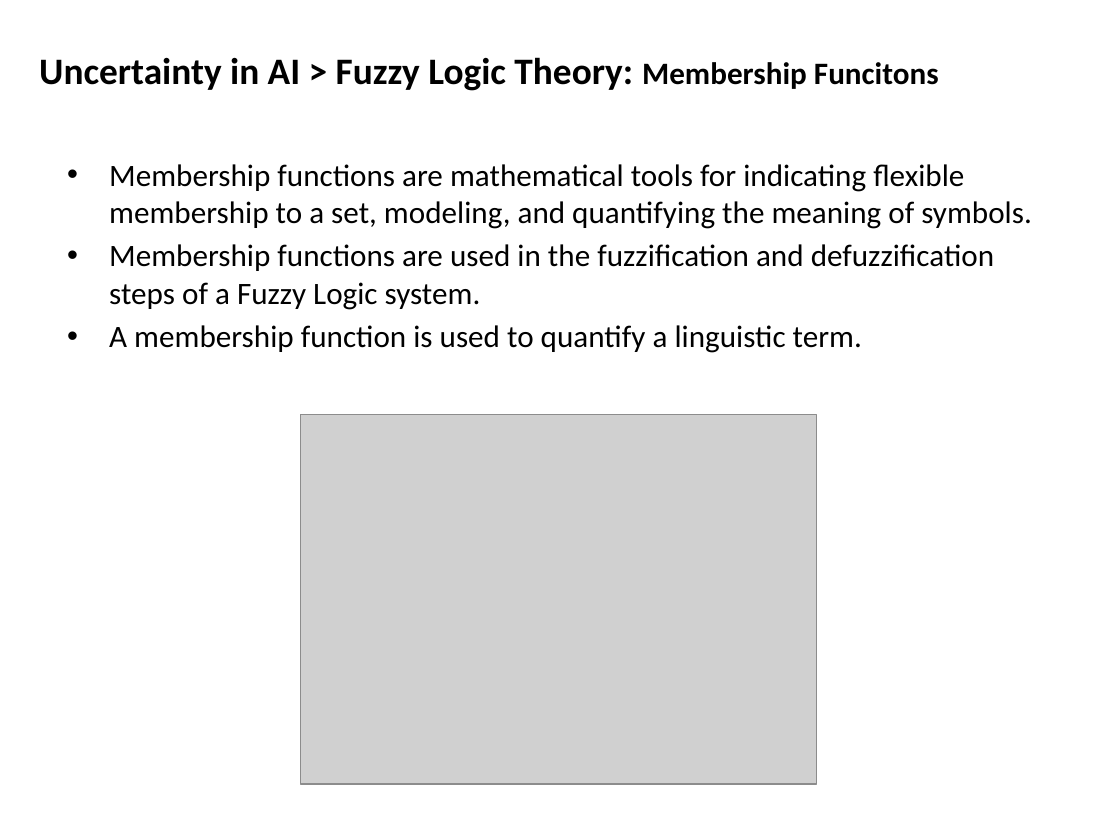
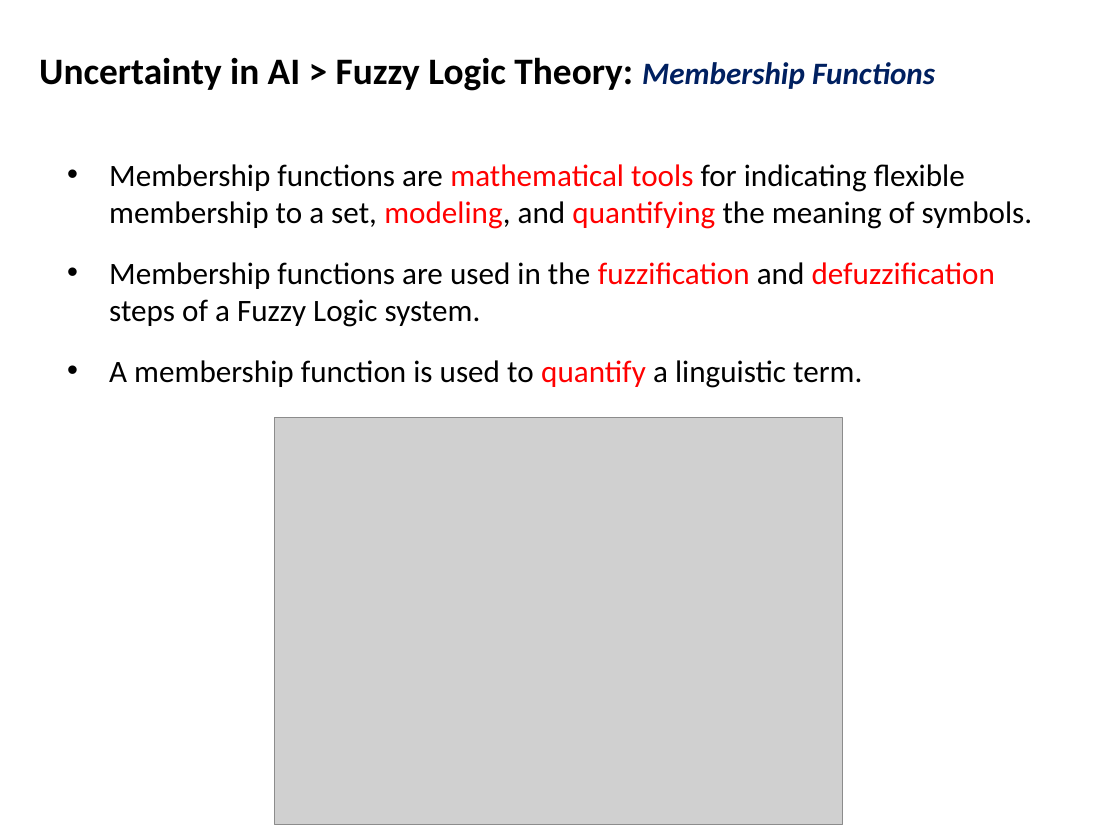
Before and after one commit to mshayganfar/CompExam1, a slide deck: slide 34 of presentation/PhD-comprehensive-exam-2.pptx (slide 35 before the commit). Drawn at 1120x840 pixels with LibreOffice and Linux fonts; fonts in the diff are those of the drawing; grey boxes stand for pictures. Boxes give left, top, right and bottom in pixels: in the first picture for what was removed or moved away, otherwise in the second. Text is boxed around its words. In the diff, an @@ line names an element or a change of style, - is before the commit and + after.

```diff
--- a/presentation/PhD-comprehensive-exam-2.pptx
+++ b/presentation/PhD-comprehensive-exam-2.pptx
@@ text at [39, 57, 935, 91]: text changed @@
-Uncertainty in AI > Fuzzy Logic Theory: Membership Funcitons
+Uncertainty in AI > Fuzzy Logic Theory: Membership Functions
@@ text "Membership functions are mathematical tools ..." at [109, 164, 1033, 388]: text colour #000000 to #FF0000 in "mathematical tools modeling, quantifying", "fuzzification defuzzification", "quantify" @@
@@ picture: place and size @@
-picture at [300, 414, 815, 784]
+picture at [274, 418, 842, 824]
```
Also in this commit, not shown: 27 other slides changed, 1 slide removed.
